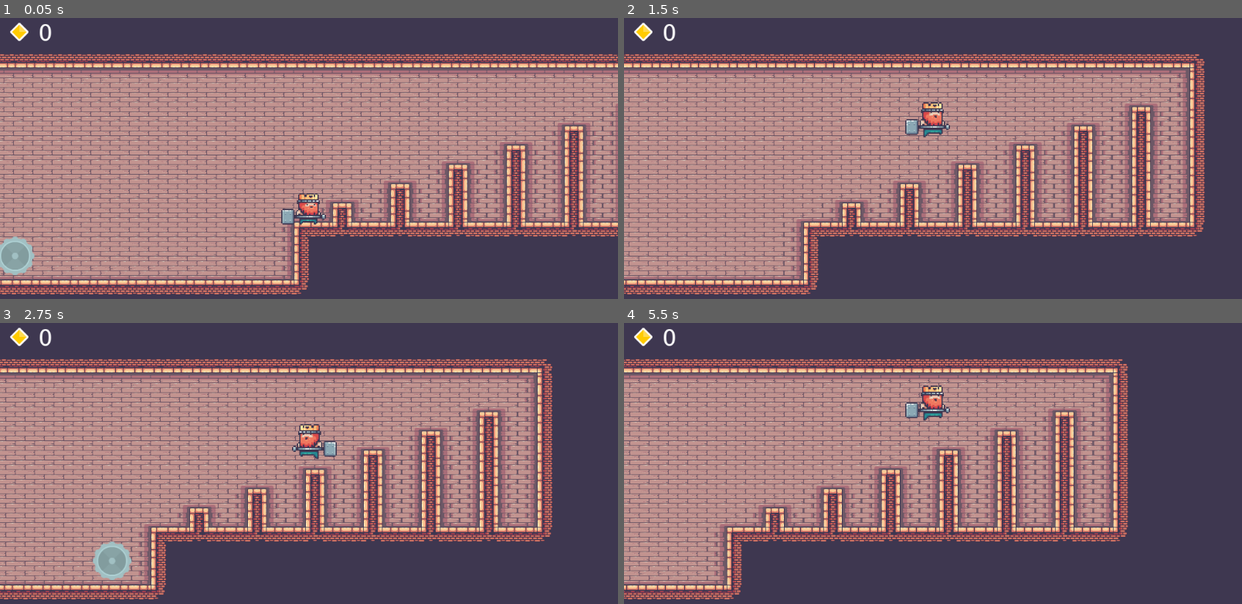
Above: before the commit, frames 1-4 (two rows, left to right).
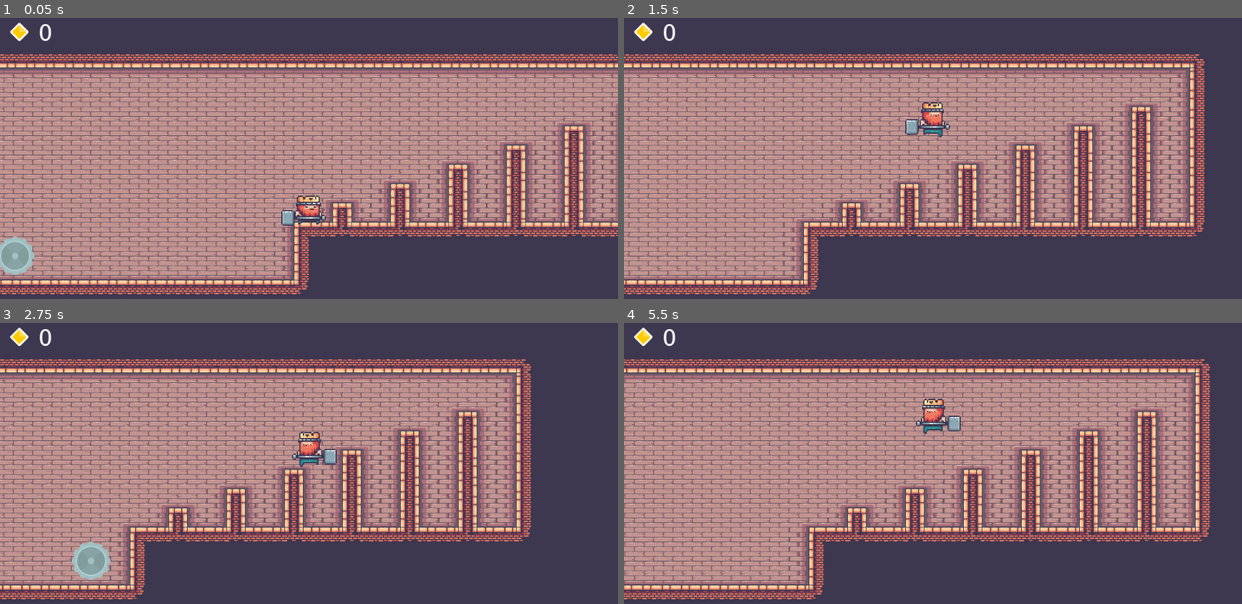
Above: after the commit, the same moments.

Repository: haihala/VIM.MT.310-Game-Project-2
Game: Godot game, scene res://scenes/MainScene.tscn
Two runs of this game, one before a commit and one after it. Both use one fixed random seed, a clock stepped at 60 frames per second and the inputs below.
Inputs:
- Up to frame 1 (0.05 s): no input
- Up to frame 2 (1.5 s): hold Up (jump) 0.53-1.28 s; hold Right (move_right) from 0.53 s (still down); tap Up (jump) at 1.35 s
- Up to frame 3 (2.75 s): tap Up (jump) at 1.52, 1.82 s; release Right (move_right) at 2.03 s; hold Left (move_left) from 2.03 s (still down); hold Up (jump) from 2.03 s (still down)
- Up to frame 4 (5.5 s): release Left (move_left) at 2.78 s; release Up (jump) at 2.78 s; hold Right (move_right) 2.78-4.28 s; tap Up (jump) at 2.85, 3.02, 3.32, 4.35, 4.52, 4.82 s; hold Up (jump) 3.53-4.28 s; hold Left (move_left) 4.28-5.03 s; hold Right (move_right) from 5.03 s (still down); hold Up (jump) from 5.03 s (still down)

The runs differ from the first frame. In frame 1, 0.4% of the frame differs, in the area x 45-53%, y 62-74%; in frame 2, less than 0.1%; in frame 3, 26%; in frame 4, 33%, in the area x 0-95%, y 12-99%.

Commit message:
Movement tweaks to make it feel weighty

Diff:
--- a/other/player_animation.tres
+++ b/other/player_animation.tres
@@ -1,9 +1,11 @@
-[gd_resource type="SpriteFrames" load_steps=29 format=2]
+[gd_resource type="SpriteFrames" load_steps=31 format=2]
 
 [ext_resource path="res://assets/kings_and_pigs/01-King Human/Idle (78x58).png" type="Texture" id=1]
 [ext_resource path="res://assets/kings_and_pigs/01-King Human/Run (78x58).png" type="Texture" id=2]
 [ext_resource path="res://assets/kings_and_pigs/01-King Human/Jump (78x58).png" type="Texture" id=3]
 [ext_resource path="res://assets/kings_and_pigs/01-King Human/Dead (78x58).png" type="Texture" id=4]
+[ext_resource path="res://assets/kings_and_pigs/01-King Human/Fall (78x58).png" type="Texture" id=5]
+[ext_resource path="res://assets/kings_and_pigs/01-King Human/Ground (78x58).png" type="Texture" id=6]
 
 [sub_resource type="AtlasTexture" id=1]
 atlas = ExtResource( 4 )
@@ -108,6 +110,11 @@
 "name": "die",
 "speed": 4.0
 }, {
+"frames": [ ExtResource( 5 ) ],
+"loop": true,
+"name": "fall",
+"speed": 5.0
+}, {
 "frames": [ SubResource( 5 ), SubResource( 6 ), SubResource( 7 ), SubResource( 8 ), SubResource( 9 ), SubResource( 10 ), SubResource( 11 ), SubResource( 12 ), SubResource( 13 ), SubResource( 14 ), SubResource( 15 ) ],
 "loop": true,
 "name": "idle",
@@ -118,6 +125,11 @@
 "name": "jump",
 "speed": 5.0
 }, {
+"frames": [ ExtResource( 6 ) ],
+"loop": true,
+"name": "land",
+"speed": 5.0
+}, {
 "frames": [ SubResource( 17 ), SubResource( 18 ), SubResource( 19 ), SubResource( 20 ), SubResource( 21 ), SubResource( 22 ), SubResource( 23 ), SubResource( 24 ) ],
 "loop": true,
 "name": "run",
--- a/scenes/Player.tscn
+++ b/scenes/Player.tscn
@@ -13,8 +13,7 @@
 [node name="AnimatedSprite" type="AnimatedSprite" parent="."]
 scale = Vector2( 2, 2 )
 frames = ExtResource( 1 )
-animation = "run"
-frame = 3
+animation = "land"
 playing = true
 offset = Vector2( 7, 0 )
 
--- a/scripts/Player.gd
+++ b/scripts/Player.gd
@@ -2,11 +2,16 @@
 
 var score : int = 0
 var dead : bool = false
-var desired_animation : String = "idle"
+var desired_animation : String = ""
+var grounded : bool = false
 
 # Movement
 var vel : Vector2 = Vector2()
 var speed : float = 200
+var ground_speed_influence : float = 200
+var ground_friction : float = 10
+var air_speed_influence : float = 5
+var air_friction : float = 1
 
 # Jumping
 # Calculate jump properties from easily reasonable concepts
@@ -15,27 +20,70 @@
 export var jump_duration : float = 0.6	# In seconds
 
 # Use these in code
-var half_time = jump_duration/2	# Equations assume we'll only consider one-way travel
+var time_to_apex = jump_duration/2	# Equations assume we'll only consider one-way travel
 var jump_height_pixels = jump_height * 16;	# Tiles are 32 by 32, but for some reason this needs to be doubled
-var gravity : float = 2*jump_height_pixels / pow(half_time, 2)
-var jump_impulse : float = (gravity * half_time) + (jump_height_pixels / half_time)
+var gravity : float = 2*jump_height_pixels / pow(time_to_apex, 2)
+var jump_impulse : float = (gravity * time_to_apex) + (jump_height_pixels / time_to_apex)
 
 onready var sprite = $AnimatedSprite
 onready var ui = get_node("/root/MainScene/CanvasLayer/UI")
 
 func _physics_process (delta):
-	# reset horizontal velocity
-	vel.x = 0
+	handle_movement(delta)
+	handle_landing()
+
+func handle_movement(delta):
+	var influence = 0
+	var friction = speed	# Default to a high number in case the player dies
+	var delta_x = 0
+
 	if not dead:
 		if Input.is_action_pressed("move_left"):
-			vel.x -= speed
+			delta_x -= 1
 		if Input.is_action_pressed("move_right"):
-			vel.x += speed
-		if Input.is_action_pressed("jump") and is_on_floor():
-			vel.y -= jump_impulse
+			delta_x += 1
 
+		if is_on_floor():
+			if Input.is_action_pressed("jump"):
+				vel.y -= jump_impulse
+				jump_animation()
+			influence = ground_speed_influence
+			friction = ground_friction
+		else:
+			influence = air_speed_influence
+			friction = air_friction
+
+	# Add influence
+	vel.x += (delta_x * influence)
+
+	# Friction
+	print(vel.x)
+	if abs(vel.x) < friction:
+		vel.x = 0
+	else:
+		vel.x = sign(vel.x)*(abs(vel.x)-friction)
+
+	# Enforce top speed
+	vel.x = clamp(vel.x, -speed, speed)
 	vel.y += gravity*delta
 	vel = move_and_slide(vel, Vector2.UP)
+
+func handle_landing():
+	if is_on_floor():
+		if not grounded:
+			# Just landed
+			desired_animation = "land"
+			# Hold the animation for a while, idle won't take over unless grounded is true
+			yield(get_tree().create_timer(0.2), "timeout")
+			grounded = true
+	else:
+		grounded = false
+
+func jump_animation():
+	desired_animation = "jump"
+	# Wait for half the time it gets to get to the apex
+	yield(get_tree().create_timer(time_to_apex/2), "timeout")
+	desired_animation = "fall"
 
 func _process(delta):
 	update_visual()
@@ -51,12 +99,11 @@
 
 	if dead:
 		desired_animation = "die"
-	elif not is_on_floor():
-		desired_animation = "jump"
-	elif abs(vel.x) > 0:
-		desired_animation = "run"
-	else:
-		desired_animation = "idle"
+	elif grounded:
+		if abs(vel.x) > 0:
+			desired_animation = "run"
+		else:
+			desired_animation = "idle"
 
 	if sprite.animation != desired_animation:
 		sprite.play(desired_animation)
@@ -66,9 +113,8 @@
 	if not dead:
 		dead = true
 		# Wait some time so the animation plays out
-		var tree = get_tree()
-		yield(tree.create_timer(5), "timeout")
-		tree.reload_current_scene()
+		yield(get_tree().create_timer(5), "timeout")
+		get_tree().reload_current_scene()
 
 
 # called when we run into a coin
